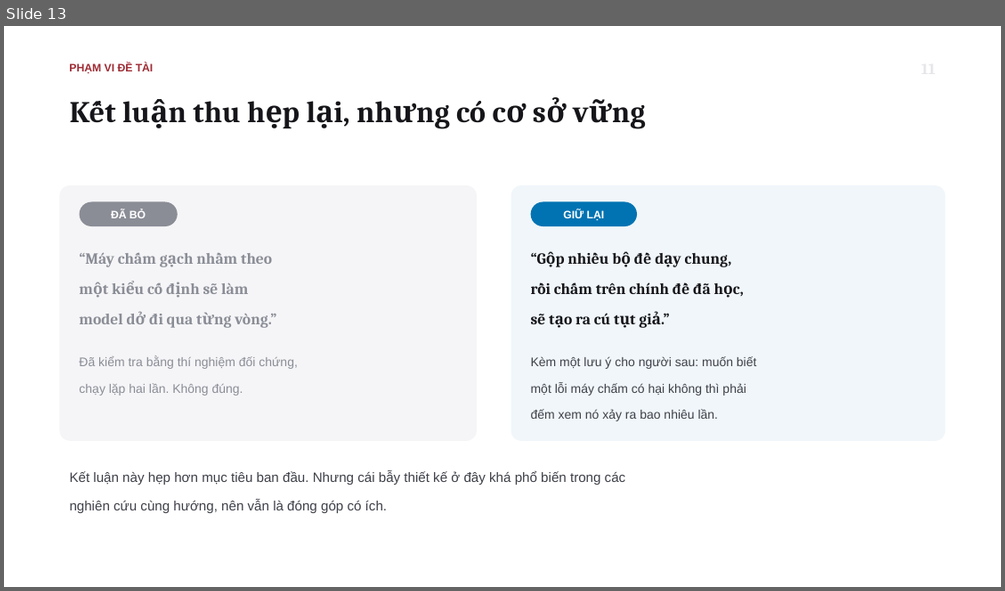
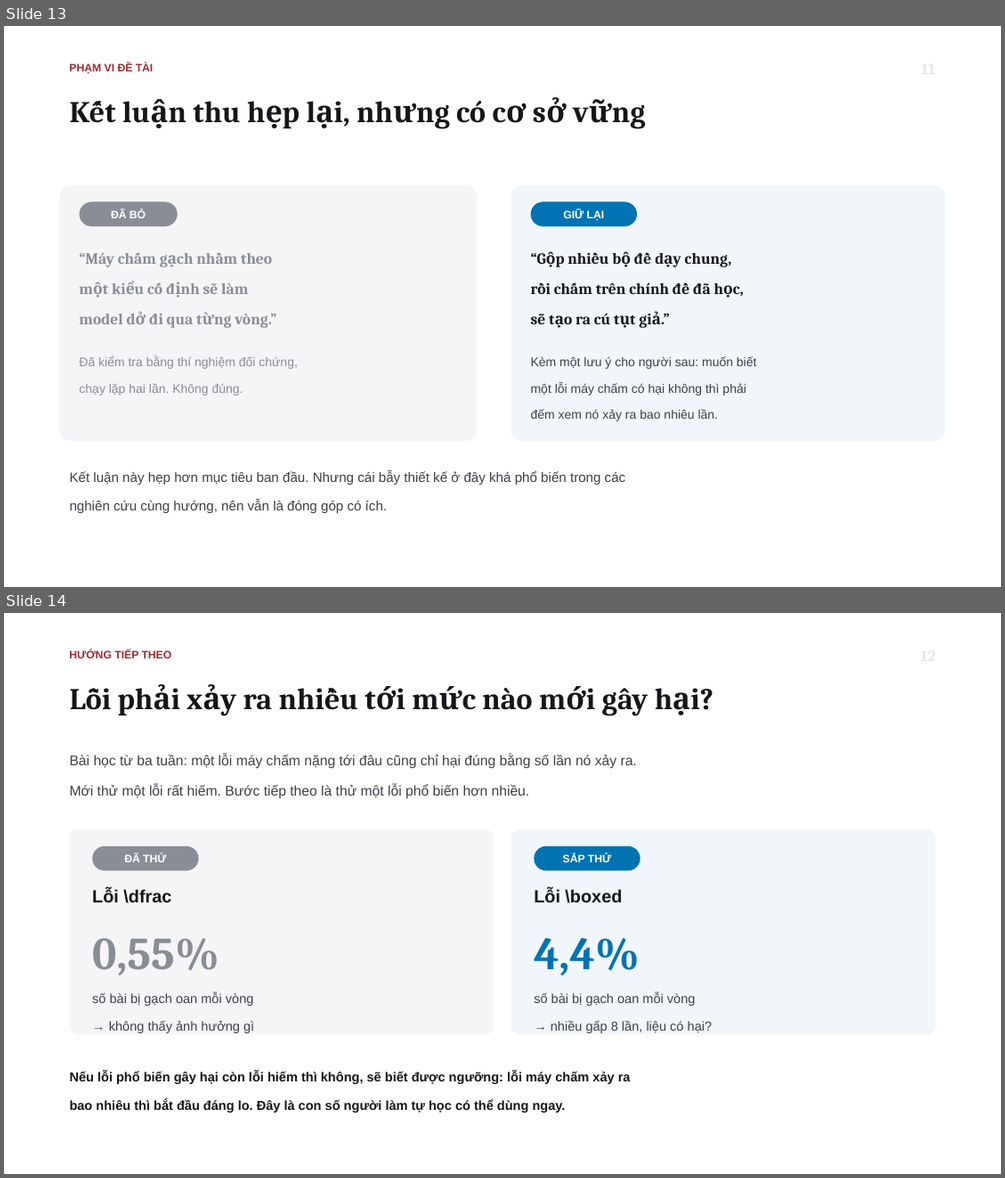
Before and after one commit to tsan2711/DACNTT_2026, a slide deck: BaoCaoTienDo_Tuan1-3_52300057_52300006.pptx. Shown one above the other, each under a label of ours: slide 13 before the commit, slides 13 and 14 after it. The pictures are 1005x591 and 1005x1178 pixels, drawn with LibreOffice and Linux fonts; fonts in the diff are those of the drawing. Boxes give left, top, right and bottom in pixels: in the first picture for what was removed or moved away, otherwise in the second. Text is boxed around its words. In the diff, an @@ line names an element or a change of style, - is before the commit and + after.

```diff
--- a/BaoCaoTienDo_Tuan1-3_52300057_52300006.pptx
+++ b/BaoCaoTienDo_Tuan1-3_52300057_52300006.pptx
@@ slide 14 added at [4,613,1001,1174], background #FFFFFF @@
@@ text added at [69,650,172,658], 10.5 pt, text #9E2B34, bold @@
+HƯỚNG TIẾP THEO
@@ text added at [70,688,648,716], 29 pt, text #16161A, bold @@
+Lỗi phải xảy ra nhiều tới mức nào mới gây hại?
@@ text added at [70,754,637,799], 13.5 pt, text #3F4149 @@
+Bài học từ ba tuần: một lỗi máy chấm nặng tới đâu cũng chỉ hại đúng bằng số lần nó xảy ra.
+Mới thử một lỗi rất hiếm. Bước tiếp theo là thử một lỗi phổ biến hơn nhiều.
@@ rounded rectangle added at [70,830,494,1034], fill #F5F5F7 @@
@@ rounded rectangle added at [92,846,198,871], fill #8A8D96, 10.5 pt, text #FFFFFF, bold @@
+ĐÃ THỬ
@@ rounded rectangle added at [511,830,936,1034], fill #F0F6FA @@
@@ rounded rectangle added at [534,846,640,871], fill #0173B2, 10.5 pt, text #FFFFFF, bold @@
+SẮP THỬ
@@ text added at [92,889,171,903], 17 pt, text #16161A, bold @@
+Lỗi \dfrac
@@ text added at [534,889,622,903], 17 pt, text #16161A, bold @@
+Lỗi \boxed
@@ text added at [92,938,219,975], 44 pt, text #8A8D96, bold @@
+0,55%
@@ text added at [534,938,639,975], 44 pt, text #0173B2, bold @@
+4,4%
@@ text added at [92,992,254,1033], 12.5 pt, text #3F4149 @@
+số bài bị gạch oan mỗi vòng
+→ không thấy ảnh hưởng gì
@@ text added at [534,992,712,1033], 12.5 pt, text #3F4149 @@
+số bài bị gạch oan mỗi vòng
+→ nhiều gấp 8 lần, liệu có hại?
@@ text added at [70,1071,631,1112], 12.5 pt, text #16161A, bold @@
+Nếu lỗi phổ biến gây hại còn lỗi hiếm thì không, sẽ biết được ngưỡng: lỗi máy chấm xảy ra
+bao nhiêu thì bắt đầu đáng lo. Đây là con số người làm tự học có thể dùng ngay.
```
Also in this commit, not shown: 3 slides changed, 2 other slides added, 4 slides removed, 2 other files.
